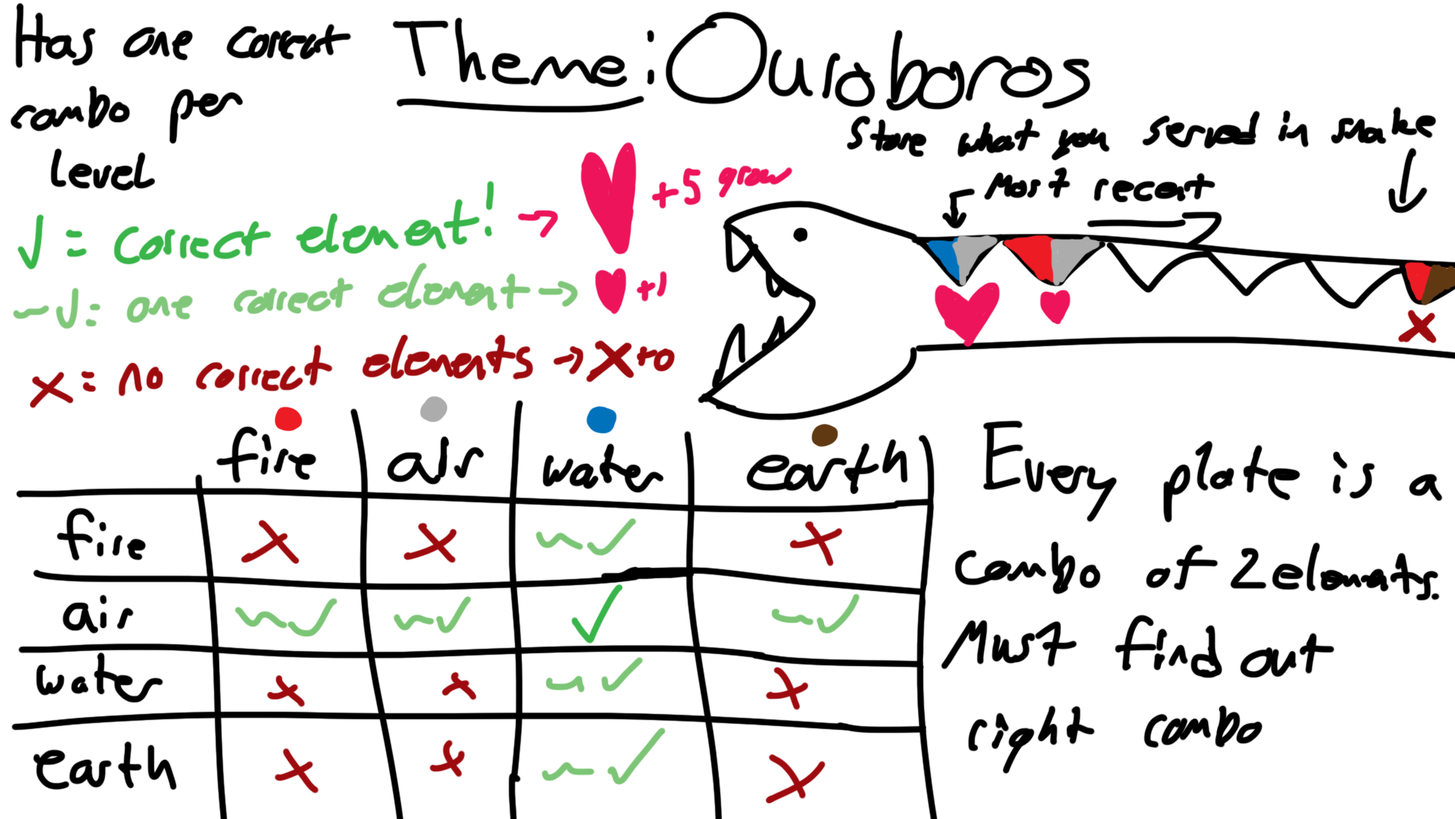
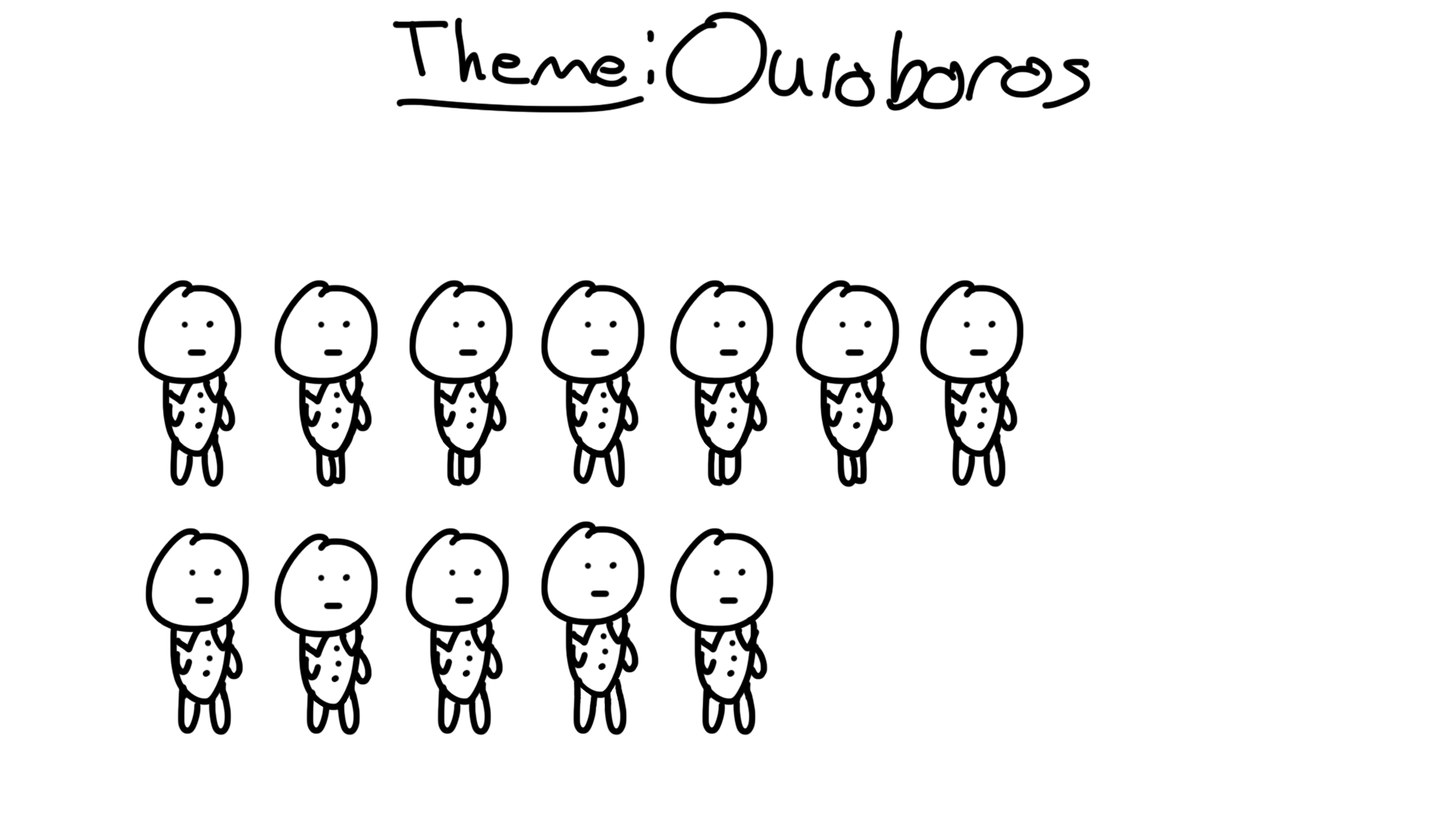
Revision of a layered 1455x819 image; what changed, layer by layer:
renamed "Player" to "Layer 5", showed it, painted on it over [137, 271, 1025, 737]
hid "Twist Mechanic" over [9, 2, 1455, 819]
